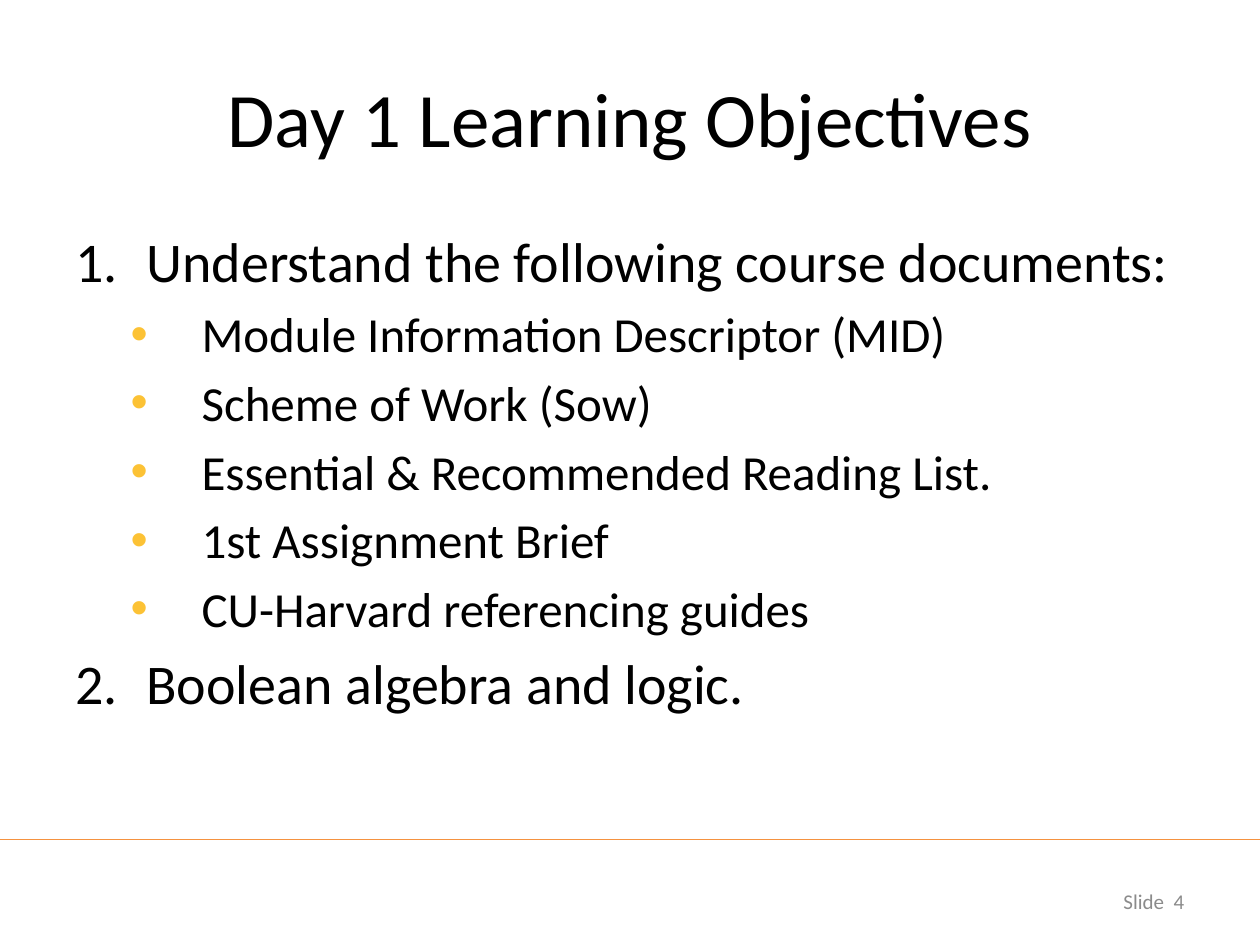
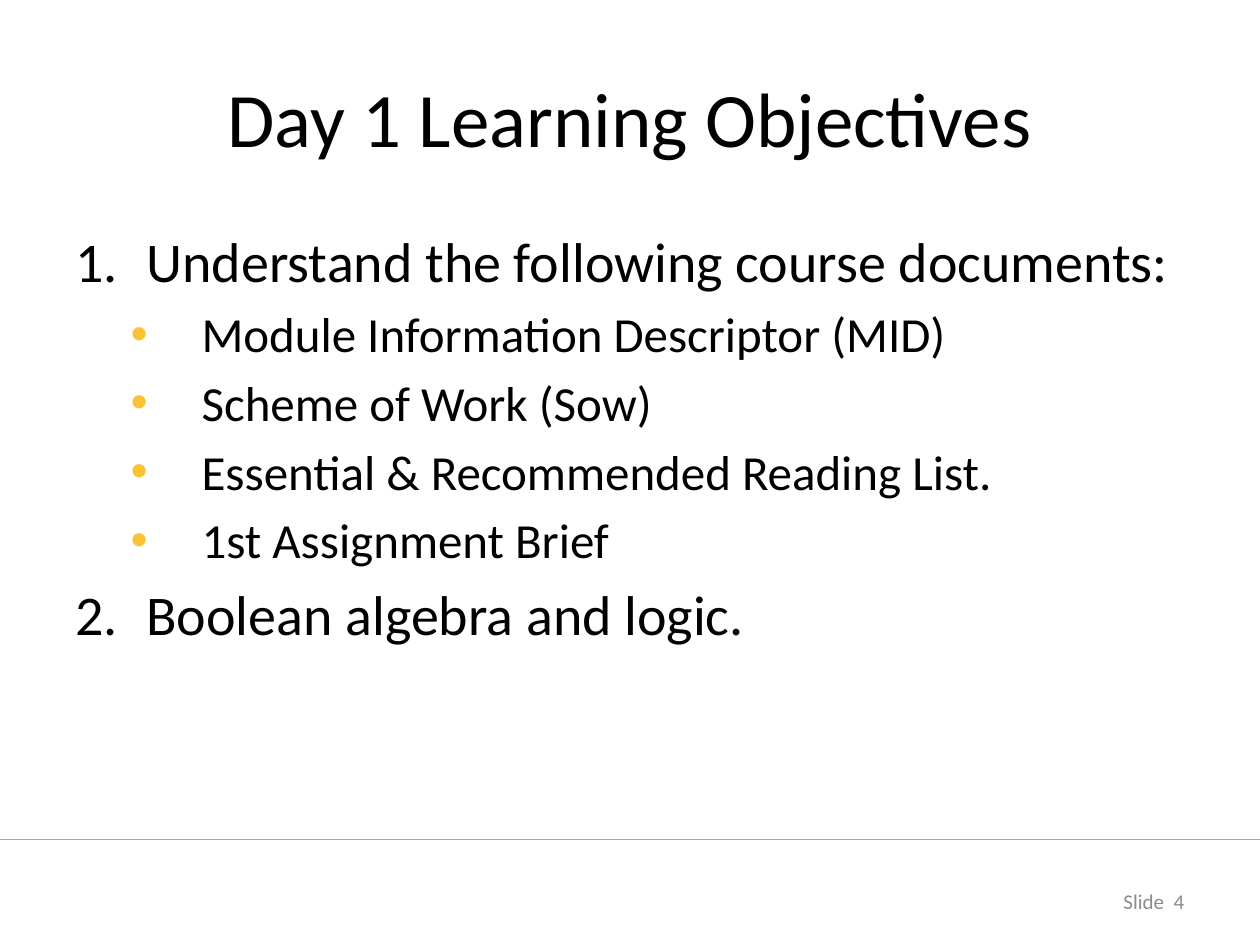
Before and after one commit to udohsolomon/lecture_slide_programming, a slide deck: slide 4 of week_1/Week 1 Day 1.pptx. Drawn at 1260x945 pixels with LibreOffice and Linux fonts; fonts in the diff are those of the drawing; background and template pictures are left out. Boxes give left, top, right and bottom in pixels: in the first picture for what was removed or moved away, otherwise in the second. Text is boxed around its words. In the diff, an @@ line names an element or a change of style, - is before the commit and + after.

```diff
--- a/week_1/Week 1 Day 1.pptx
+++ b/week_1/Week 1 Day 1.pptx
@@ text at [202, 593, 809, 636]: paragraph removed @@
-  • CU-Harvard referencing guides
```
Also in this commit, not shown: 1 other slide changed.
